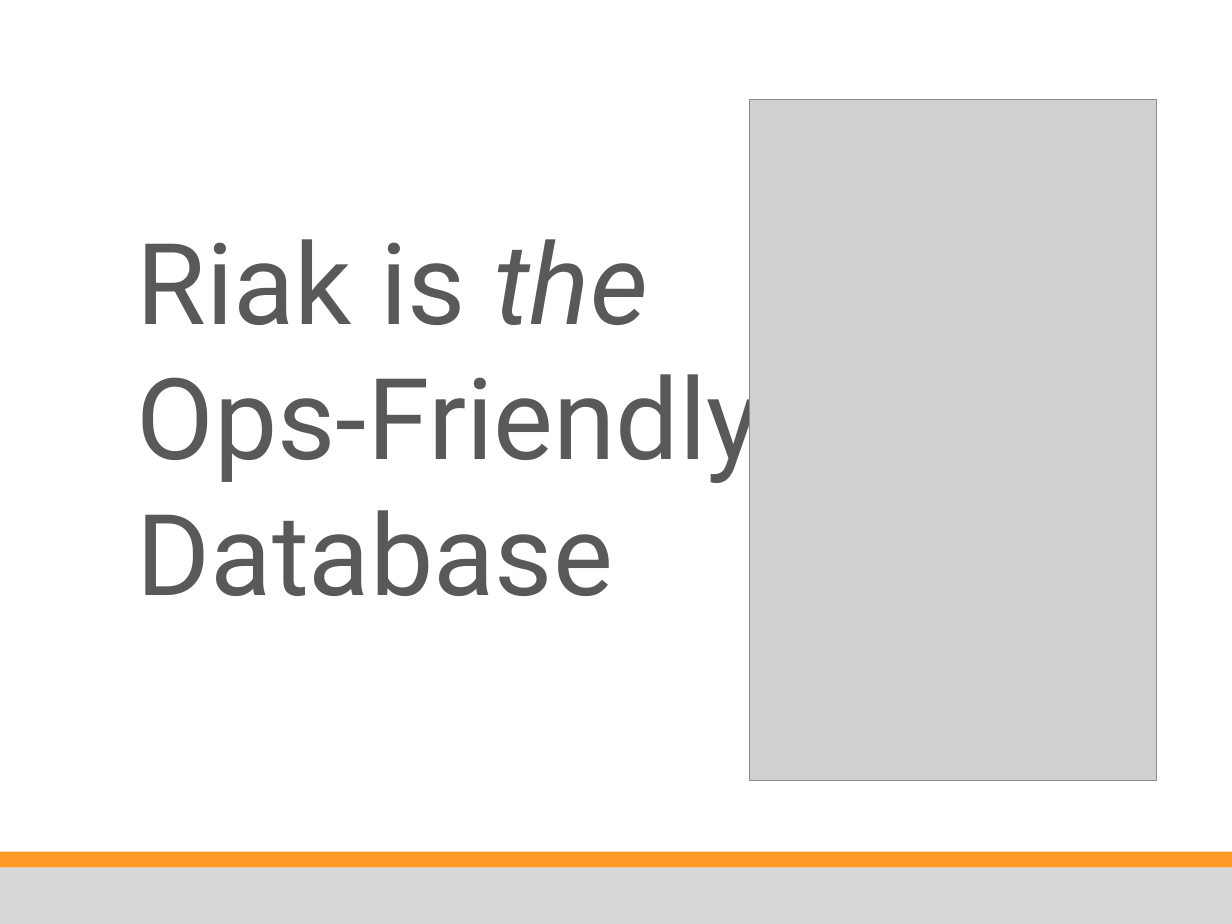
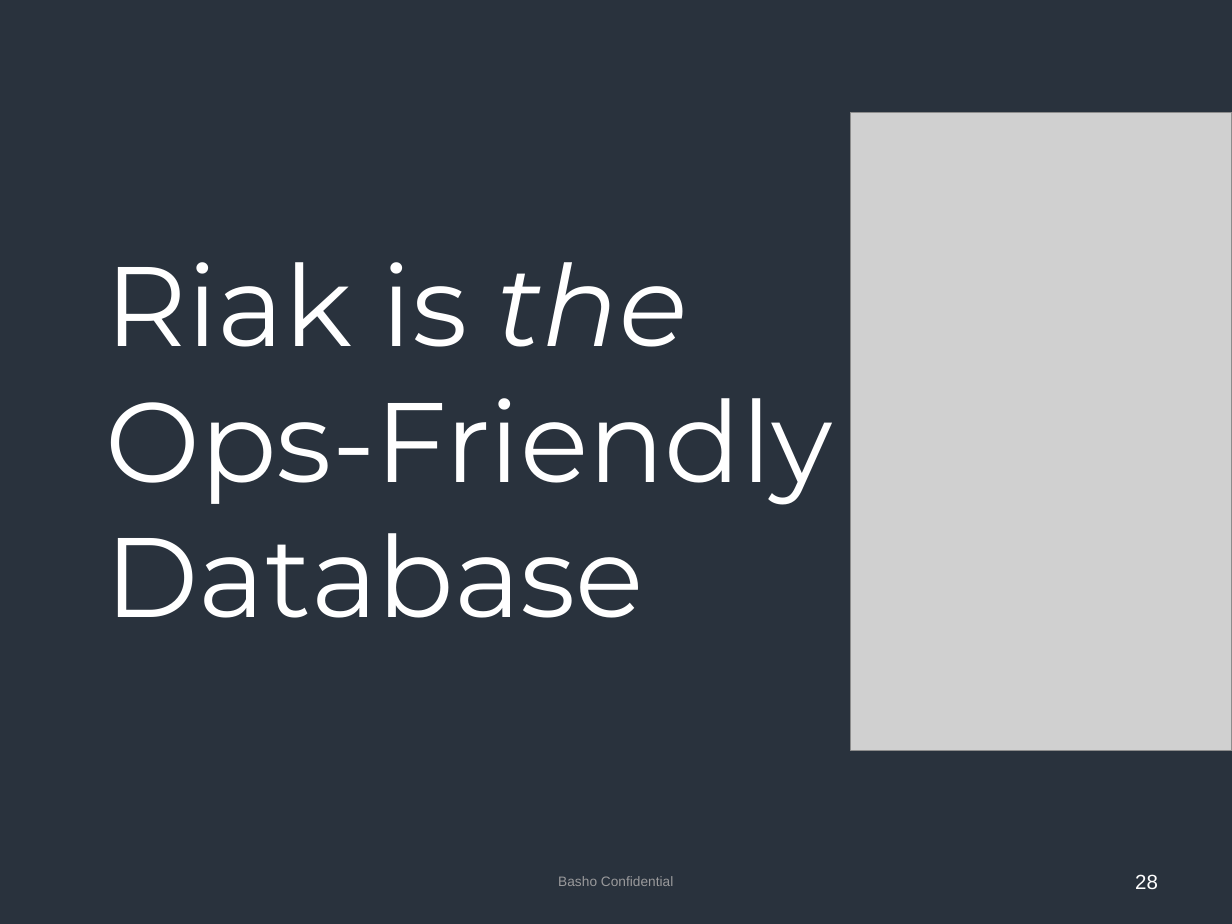
Before and after one commit to Cloudxtreme/training_material, a slide deck: slide 28 of unsorted/ps dev training/source ppt slides/Riak 101 - IntroToRiak.pptx (slide 25 before the commit). Drawn at 1232x924 pixels with LibreOffice and Linux fonts; fonts in the diff are those of the drawing; grey boxes stand for pictures; background and template pictures are left out. Boxes give left, top, right and bottom in pixels: in the first picture for what was removed or moved away, otherwise in the second. Text is boxed around its words. In the diff, an @@ line names an element or a change of style, - is before the commit and + after.

Commit message:
Update PS Riak 101 to new template, refactor slides

```diff
--- a/unsorted/ps dev training/source ppt slides/Riak 101 - IntroToRiak.pptx
+++ b/unsorted/ps dev training/source ppt slides/Riak 101 - IntroToRiak.pptx
@@ background #FFFFFF to #29323D @@
@@ picture: place and size @@
-picture at bbox=[749, 100, 1157, 781]
+picture at bbox=[850, 112, 1232, 750]
@@ text "Riak is the Ops-Friendly Database": place and size @@
-text "Riak is the Ops-Friendly Database" at bbox=[137, 239, 761, 596]
+text "Riak is the Ops-Friendly Database" at bbox=[106, 262, 834, 618]
@@ text "Riak is the Ops-Friendly Database" at bbox=[106, 262, 834, 618]: font Roboto to Montserrat, text colour #595959 to #FFFFFF @@
@@ rectangle removed at bbox=[0, 851, 1232, 872] @@
@@ rectangle removed at bbox=[0, 867, 1232, 924] @@
@@ text added at bbox=[558, 876, 673, 886], 8 pt, text #9A9A9C @@
+Basho Confidential
@@ page number added at bbox=[1135, 874, 1158, 889], 12 pt, text #FFFFFF @@
+28
```
Also in this commit, not shown: 4 other slides changed, 25 slides added, 21 slides removed.
